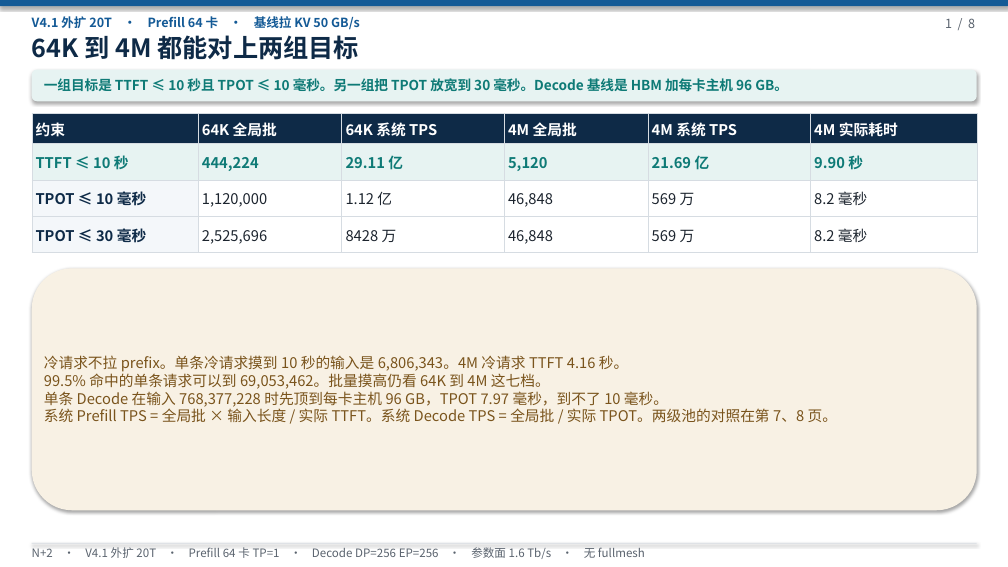
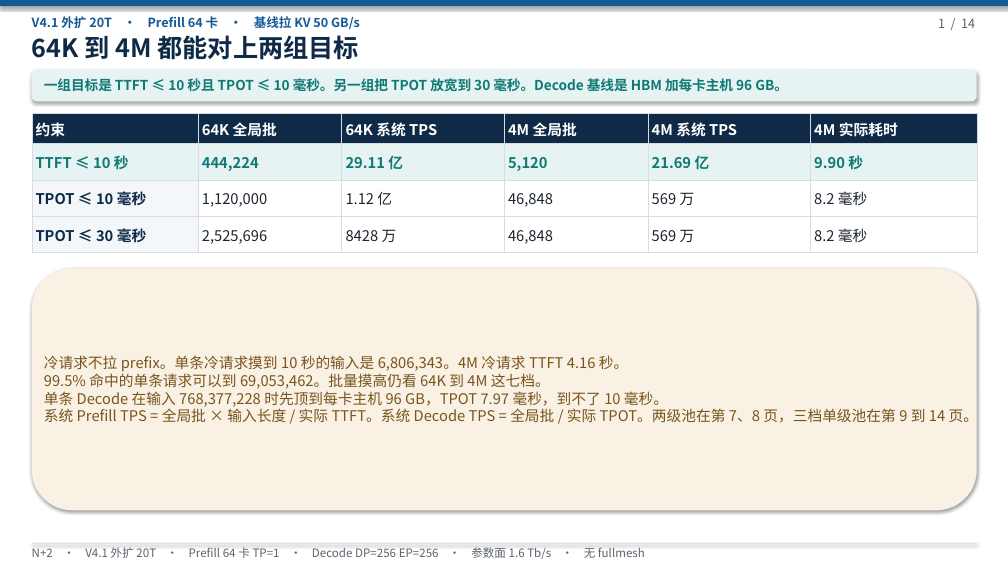
Before and after one commit to 69515164-rgb/UCL-MPComm, a slide deck: slide 1 of docs/N+2-20T-V4.1-无TP.pptx. Drawn at 1008x567 pixels with LibreOffice and Linux fonts; fonts in the diff are those of the drawing. Boxes give left, top, right and bottom in pixels: in the first picture for what was removed or moved away, otherwise in the second. Text is boxed around its words. In the diff, an @@ line names an element or a change of style, - is before the commit and + after.

```diff
--- a/docs/N+2-20T-V4.1-无TP.pptx
+++ b/docs/N+2-20T-V4.1-无TP.pptx
@@ text at [938, 19, 975, 28]: text changed @@
-1 / 8
+1 / 14
@@ text at [44, 407, 978, 426]: text changed @@
-系统 Prefill TPS = 全局批 × 输入长度 / 实际 TTFT。系统 Decode TPS = 全局批 / 实际 TPOT。两级池的对照在第 7、8 页。
+系统 Prefill TPS = 全局批 × 输入长度 / 实际 TTFT。系统 Decode TPS = 全局批 / 实际 TPOT。两级池在第 7、8 页，三档单级池在第 9 到 14 页。
```
Also in this commit, not shown: 7 other slides changed, 6 slides added, 1 other file.
